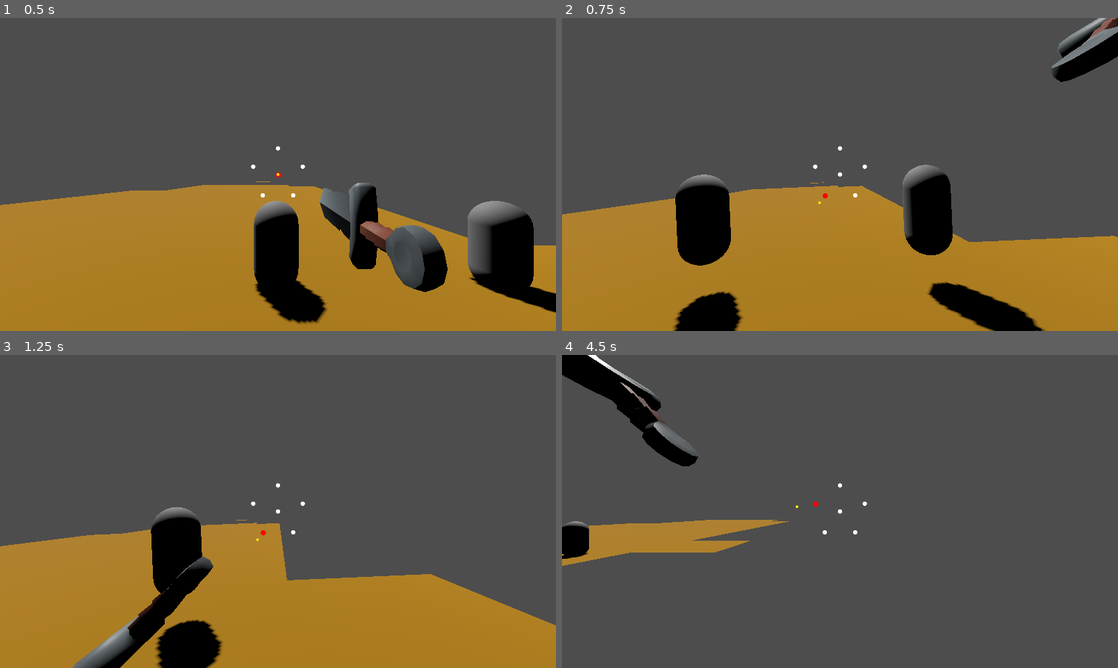
Above: before the commit, frames 1-4 (two rows, left to right).
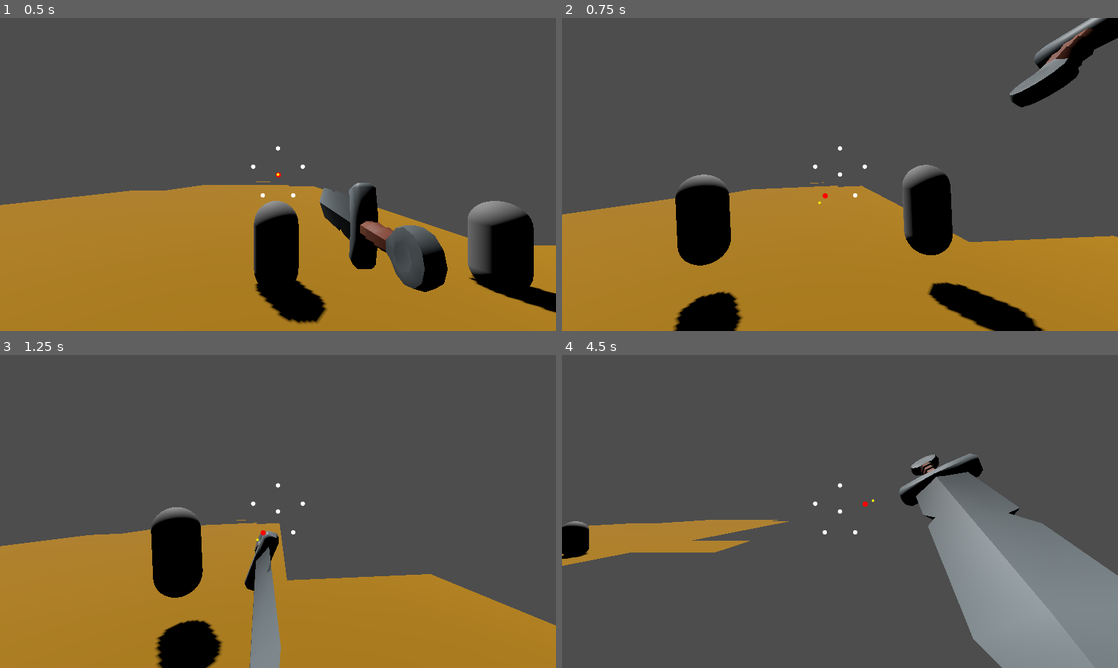
Above: after the commit, the same moments.

Repository: MendelDdS/pdc-godot
Game: Godot game, scene res://scenes/main.tscn
The game is run twice, just before and just after one commit, with the same random seed, the same clock (stepped at 60 frames per second) and the same inputs.
Inputs (mouse positions are in pixels of both pictures, inside the frame that each line leads up to):
- Up to frame 1 (0.5 s): no input
- Up to frame 2 (0.75 s): tap Enter (ui_accept) at 0.5 s; move the mouse to (867, 174) at 0.52 s; hold D (Right strafe) from 0.53 s (still down); click (867, 174) at 0.6 s
- Up to frame 3 (1.25 s): keep holding D (Right strafe); tap Enter (ui_accept) at 0.77 s
- Up to frame 4 (4.5 s): move the mouse to (812, 511) at 1.27 s; release D (Right strafe) at 1.28 s; hold Down (Back) 1.28-2.03 s; tap Up (Foward) at 1.35, 4.35 s; tap Enter (ui_accept) at 1.52, 3.02, 3.77 s; click (812, 511) at 1.55 s; move the mouse to (851, 505) at 2.02 s; hold D (Right strafe) 2.03-3.53 s; click (851, 505) at 2.1 s; move the mouse to (834, 517) at 2.77 s; right-click (834, 517) at 2.85 s; click (834, 517) at 3.05 s; move the mouse to (878, 514) at 3.52 s; hold A (Left strafe) from 3.53 s (still down); click (878, 514) at 3.6 s; move the mouse to (795, 508) at 4.27 s

Frame 1 is identical in both runs. In frame 2, 2.1% of the frame differs, in the area x 80-100%, y 0-29%; in frame 3, 3.7%; in frame 4, 18%, in the area x 0-100%, y 0-100%.

Commit message:
fix(#0000): fix sword diagonal attack animation

Diff:
--- a/scenes/actors/player/player.gd
+++ b/scenes/actors/player/player.gd
@@ -166,30 +166,33 @@
 	var original_pos: Vector3 = STANCES[attack_from_stance]["pos"]
 	var original_quat: Quaternion = _degrees_to_quat(STANCES[attack_from_stance]["rot"])
 	var final_pos: Vector3 = STANCES[next_stance]["pos"]
-	var final_rot_degrees: Vector3 = STANCES[next_stance]["rot"]
-	var final_quat: Quaternion = _degrees_to_quat(final_rot_degrees)
+	var final_quat: Quaternion = _degrees_to_quat(STANCES[next_stance]["rot"])
 
 	weapon_pivot.position = original_pos
 	weapon_pivot.quaternion = original_quat
 
-	var is_thrust := attack_from_stance == 0
+	var pose := _build_attack_pose(attack_from_stance, original_pos, original_quat)
+	var windup_pos: Vector3 = pose["windup_pos"]
+	var windup_quat: Quaternion = pose["windup_quat"]
+	var attack_pos: Vector3 = pose["attack_pos"]
+	var attack_quat: Quaternion = pose["attack_quat"]
+
 	var camera_kick_dir := Vector3.ZERO
-
-	var windup_pos := _build_windup_position(attack_from_stance, original_pos)
-	var attack_pos := _build_attack_position(attack_from_stance, original_pos)
-	var windup_quat := _build_windup_rotation(attack_from_stance, original_quat)
-	var attack_quat := _build_attack_rotation(attack_from_stance, original_quat)
-
 	match attack_from_stance:
 		1:
 			camera_kick_dir = Vector3(1.2, 0.2, 0.0)
-		2, 3:
+		2:
 			camera_kick_dir = Vector3(0.0, 1.0, -0.5)
-		4, 5:
+		3:
+			camera_kick_dir = Vector3(0.0, 1.0, -0.5)
+		4:
+			camera_kick_dir = Vector3(0.0, -1.0, 0.5)
+		5:
 			camera_kick_dir = Vector3(0.0, -1.0, 0.5)
 		0:
 			camera_kick_dir = Vector3(0.8, 0.0, 0.0)
 
+	var is_thrust := attack_from_stance == 0
 	var max_allowed_pullback_z := original_pos.z + 0.08
 	var min_required_lunge_z := original_pos.z - (2.5 if is_thrust else 0.35)
 	windup_pos.z = min(windup_pos.z, max_allowed_pullback_z)
@@ -203,7 +206,6 @@
 		attack_pos,
 		attack_quat,
 		final_pos,
-		final_rot_degrees,
 		final_quat,
 		next_stance,
 		camera_kick_dir,
@@ -211,78 +213,125 @@
 		Callable(self, "_on_attack_animation_finished_event")
 	)
 
+func _build_attack_pose(from_stance: int, original_pos: Vector3, original_quat: Quaternion) -> Dictionary:
+	match from_stance:
+		0:
+			return {
+				"windup_pos": original_pos + Vector3(0.0, 0.0, 0.40),
+				"windup_quat": original_quat * _local_quat(Vector3(-8.0, 0.0, 0.0)),
+				"attack_pos": original_pos + Vector3(0.0, 0.0, -2.5),
+				"attack_quat": original_quat
+			}
+		1:
+			return {
+				"windup_pos": original_pos + Vector3(0.0, 0.16, 0.20),
+				"windup_quat": original_quat * _local_quat(Vector3(-26.0, 0.0, 10.0)),
+				"attack_pos": original_pos + Vector3(0.0, -1.10, -0.95),
+				"attack_quat": original_quat * _local_quat(Vector3(78.0, 0.0, 18.0))
+			}
+		2: # TOP_RIGHT
+			return {
+				"windup_pos": original_pos + Vector3(0.14, 0.10, 0.18),
+				"windup_quat": original_quat * _local_quat(Vector3(-18.0, 0.0, 34.0)),
+				"attack_pos": original_pos + Vector3(-1.30, -0.98, -0.95),
+				"attack_quat": original_quat * _local_quat(Vector3(28.0, 0.0, -118.0))
+			}
+		3: # BOTTOM_RIGHT
+			return {
+				"windup_pos": original_pos + Vector3(0.12, -0.06, 0.14),
+				"windup_quat": original_quat * _local_quat(Vector3(-12.0, 0.0, 22.0)),
+				"attack_pos": original_pos + Vector3(-0.92, 0.76, -0.76),
+				"attack_quat": original_quat * _local_quat(Vector3(18.0, 0.0, -68.0))
+			}
+		4: # BOTTOM_LEFT
+			return {
+				"windup_pos": original_pos + Vector3(-0.12, -0.06, 0.14),
+				"windup_quat": original_quat * _local_quat(Vector3(12.0, 0.0, 22.0)),
+				"attack_pos": original_pos + Vector3(0.92, 0.76, -0.76),
+				"attack_quat": original_quat * _local_quat(Vector3(-18.0, 0.0, -68.0))
+			}
+		5: # TOP_LEFT
+			return {
+				"windup_pos": original_pos + Vector3(-0.14, 0.10, 0.18),
+				"windup_quat": original_quat * _local_quat(Vector3(18.0, 0.0, 34.0)),
+				"attack_pos": original_pos + Vector3(1.30, -0.98, -0.95),
+				"attack_quat": original_quat * _local_quat(Vector3(-28.0, 0.0, -118.0))
+			}
+		_:
+			return {
+				"windup_pos": original_pos + Vector3(0.0, 0.05, 0.15),
+				"windup_quat": original_quat,
+				"attack_pos": original_pos + Vector3(0.0, 0.0, -0.75),
+				"attack_quat": original_quat
+			}
 
 func _build_windup_position(from_stance: int, original_pos: Vector3) -> Vector3:
 	match from_stance:
 		0:
-			return original_pos + Vector3(0.0, 0.0, 0.4)
-		1:
-			return original_pos + Vector3(0.0, 0.12, 0.18)
+			return original_pos + Vector3(0.0, 0.0, 0.40)
+		1:
+			return original_pos + Vector3(0.0, 0.16, 0.20)
 		2:
-			return original_pos + Vector3(0.10, 0.06, 0.14)
+			return original_pos + Vector3(0.14, 0.10, 0.18)
 		3:
-			return original_pos + Vector3(0.12, -0.04, 0.12)
+			return original_pos + Vector3(0.12, -0.06, 0.14)
 		4:
-			return original_pos + Vector3(-0.12, -0.04, 0.12)
+			return original_pos + Vector3(-0.12, -0.06, 0.14)
 		5:
-			return original_pos + Vector3(-0.10, 0.06, 0.14)
+			return original_pos + Vector3(-0.14, 0.10, 0.18)
 		_:
 			return original_pos + Vector3(0.0, 0.05, 0.15)
-
 
 func _build_attack_position(from_stance: int, original_pos: Vector3) -> Vector3:
 	match from_stance:
 		0:
 			return original_pos + Vector3(0.0, 0.0, -2.5)
 		1:
-			return original_pos + Vector3(0.0, -0.95, -0.75)
+			return original_pos + Vector3(0.0, -1.15, -1.05)
 		2:
-			return original_pos + Vector3(-0.95, -0.65, -0.65)
+			return original_pos + Vector3(-1.38, -1.02, -1.00)
 		3:
-			return original_pos + Vector3(-0.75, 0.55, -0.55)
+			return original_pos + Vector3(-0.98, 0.80, -0.80)
 		4:
-			return original_pos + Vector3(0.75, 0.55, -0.55)
+			return original_pos + Vector3(0.98, 0.80, -0.80)
 		5:
-			return original_pos + Vector3(0.95, -0.65, -0.65)
+			return original_pos + Vector3(1.38, -1.02, -1.00)
 		_:
-			return original_pos + Vector3(0.0, 0.0, -0.7)
-
+			return original_pos + Vector3(0.0, 0.0, -0.75)
 
 func _build_windup_rotation(from_stance: int, original_quat: Quaternion) -> Quaternion:
 	match from_stance:
 		0:
-			return original_quat * _local_quat(Vector3(-8.0, 0.0, 0.0))
-		1:
-			return original_quat * _local_quat(Vector3(-18.0, 0.0, 8.0))
+			return original_quat * _local_quat(Vector3(-10.0, 0.0, 0.0))
+		1:
+			return original_quat * _local_quat(Vector3(-28.0, 0.0, 12.0))
 		2:
-			return original_quat * _local_quat(Vector3(-10.0, 0.0, 20.0))
+			return original_quat * _local_quat(Vector3(-18.0, 0.0, 34.0))
 		3:
-			return original_quat * _local_quat(Vector3(-6.0, 0.0, 18.0))
+			return original_quat * _local_quat(Vector3(-12.0, 0.0, 24.0))
 		4:
-			return original_quat * _local_quat(Vector3(-6.0, 0.0, -18.0))
+			return original_quat * _local_quat(Vector3(-12.0, 0.0, -24.0))
 		5:
-			return original_quat * _local_quat(Vector3(-10.0, 0.0, -20.0))
+			return original_quat * _local_quat(Vector3(-18.0, 0.0, -34.0))
 		_:
 			return original_quat
-
 
 func _build_attack_rotation(from_stance: int, original_quat: Quaternion) -> Quaternion:
 	match from_stance:
 		0:
 			return original_quat
 		1:
-			return original_quat * _local_quat(Vector3(58.0, 0.0, 14.0))
+			return original_quat * _local_quat(Vector3(84.0, 0.0, 20.0))
 		2:
-			return original_quat * _local_quat(Vector3(14.0, 0.0, -78.0))
+			return original_quat * _local_quat(Vector3(30.0, 0.0, -126.0))
 		3:
-			return original_quat * _local_quat(Vector3(12.0, 0.0, -52.0))
+			return original_quat * _local_quat(Vector3(20.0, 0.0, -76.0))
 		4:
-			return original_quat * _local_quat(Vector3(-12.0, 0.0, 52.0))
+			return original_quat * _local_quat(Vector3(20.0, 0.0, 76.0))
 		5:
-			return original_quat * _local_quat(Vector3(14.0, 0.0, 78.0))
+			return original_quat * _local_quat(Vector3(30.0, 0.0, 126.0))
 		_:
 			return original_quat
-
 
 func _local_quat(rot_degrees: Vector3) -> Quaternion:
 	return Quaternion.from_euler(Vector3(
@@ -321,15 +370,12 @@
 	is_attacking = false
 	attack_recovering = false
 	attack_recovery_timer = 0.0
-
 	can_attack = true
 	combat_ui.is_locked = false
 	melee_ray.enabled = false
-
 	current_stance_index = next_stance
 	target_stance_pos = final_pos
 	target_stance_rot = final_rot
-
 	stance_transitioning = false
 
 func _get_next_stance_after_attack(current: int) -> int:
--- a/scenes/actors/player/weapon_attack_animator.gd
+++ b/scenes/actors/player/weapon_attack_animator.gd
@@ -8,7 +8,7 @@
 const SELF_METHOD_TRACK := NodePath(".")
 const LIBRARY_NAME := StringName("runtime")
 const ANIMATION_NAME := StringName("weapon_attack_runtime")
-const ATTACK_SPEED_SCALE := 1.5
+const ATTACK_SPEED_SCALE := .5
 
 var _animation_player: AnimationPlayer
 var _impact_callback: Callable
@@ -31,7 +31,6 @@
 	attack_pos: Vector3,
 	attack_rot_quat: Quaternion,
 	final_pos: Vector3,
-	final_rot_degrees: Vector3,
 	final_rot_quat: Quaternion,
 	next_stance: int,
 	impact_dir: Vector3,
@@ -43,49 +42,67 @@
 	_impact_dir = impact_dir
 	_next_stance = next_stance
 	_final_pos = final_pos
-	_final_rot = final_rot_degrees
+	_final_rot = final_rot_quat.get_euler() * (180.0 / PI)
 
 	if not _animation_player.has_animation_library(LIBRARY_NAME):
 		_animation_player.add_animation_library(LIBRARY_NAME, AnimationLibrary.new())
-
 	var animation_library := _animation_player.get_animation_library(LIBRARY_NAME)
 	if animation_library.has_animation(ANIMATION_NAME):
 		animation_library.remove_animation(ANIMATION_NAME)
 
 	var anim := Animation.new()
-	anim.length = 0.90
+	anim.length = 0.98
 
-	var settle_pos := attack_pos.lerp(final_pos, 0.45)
-	var pre_end_pos := attack_pos.lerp(final_pos, 0.82)
+	var follow_pos_1 := attack_pos + Vector3(0.0, -0.06, -0.10)
+	var follow_pos_2 := attack_pos.lerp(final_pos, 0.55) + Vector3(0.0, -0.10, -0.10)
+	var follow_pos_3 := attack_pos.lerp(final_pos, 0.88) + Vector3(0.0, -0.04, -0.02)
+
+	var follow_rot_1 := attack_rot_quat * Quaternion.from_euler(Vector3(deg_to_rad(12.0), 0.0, 0.0))
+	var follow_rot_2 := attack_rot_quat * Quaternion.from_euler(Vector3(deg_to_rad(18.0), 0.0, 0.0))
+	var follow_rot_3 := attack_rot_quat.slerp(final_rot_quat, 0.12)
+	var settle_rot := attack_rot_quat.slerp(final_rot_quat, 0.38)
 
 	var position_track := anim.add_track(Animation.TYPE_VALUE)
 	anim.track_set_path(position_track, WEAPON_POSITION_TRACK)
 	anim.track_set_interpolation_type(position_track, Animation.INTERPOLATION_CUBIC)
-	anim.track_insert_key(position_track, 0.0, original_pos)
+	anim.track_insert_key(position_track, 0.00, original_pos)
 	anim.track_insert_key(position_track, 0.18, windup_pos)
 	anim.track_insert_key(position_track, 0.32, attack_pos)
-	anim.track_insert_key(position_track, 0.50, settle_pos)
-	anim.track_insert_key(position_track, 0.72, pre_end_pos)
-	anim.track_insert_key(position_track, 0.90, final_pos)
+	anim.track_insert_key(position_track, 0.50, follow_pos_1)
+	anim.track_insert_key(position_track, 0.72, follow_pos_2)
+	anim.track_insert_key(position_track, 0.90, follow_pos_3)
+	anim.track_insert_key(position_track, 0.98, final_pos)
 
 	var rotation_track := anim.add_track(Animation.TYPE_VALUE)
 	anim.track_set_path(rotation_track, WEAPON_ROTATION_TRACK)
 	anim.track_set_interpolation_type(rotation_track, Animation.INTERPOLATION_LINEAR)
-	anim.track_insert_key(rotation_track, 0.0, original_rot_quat)
+	anim.track_insert_key(rotation_track, 0.00, original_rot_quat)
 	anim.track_insert_key(rotation_track, 0.18, windup_rot_quat)
 	anim.track_insert_key(rotation_track, 0.32, attack_rot_quat)
-	anim.track_insert_key(rotation_track, 0.72, attack_rot_quat)
-	anim.track_insert_key(rotation_track, 0.88, attack_rot_quat)
-	anim.track_insert_key(rotation_track, 0.90, final_rot_quat)
+	anim.track_insert_key(rotation_track, 0.50, follow_rot_1)
+	anim.track_insert_key(rotation_track, 0.72, follow_rot_2)
+	anim.track_insert_key(rotation_track, 0.90, follow_rot_3)
+	anim.track_insert_key(rotation_track, 0.98, settle_rot)
 
 	var method_track := anim.add_track(Animation.TYPE_METHOD)
 	anim.track_set_path(method_track, SELF_METHOD_TRACK)
 	anim.track_insert_key(method_track, 0.32, {"method": "_emit_impact", "args": []})
-	anim.track_insert_key(method_track, 0.90, {"method": "_emit_finish", "args": []})
+	anim.track_insert_key(method_track, 0.98, {"method": "_emit_finish", "args": []})
 
 	animation_library.add_animation(ANIMATION_NAME, anim)
 	_animation_player.play(StringName("runtime/weapon_attack_runtime"))
 	_animation_player.speed_scale = ATTACK_SPEED_SCALE
+
+func _get_slash_group(next_stance: int, final_rot_degrees: Vector3) -> String:
+	match next_stance:
+		3, 4:
+			return "overhead"
+		2, 5:
+			return "diagonal"
+		1:
+			return "low"
+		_:
+			return "default"
 
 func _emit_impact() -> void:
 	if _impact_callback.is_valid():
